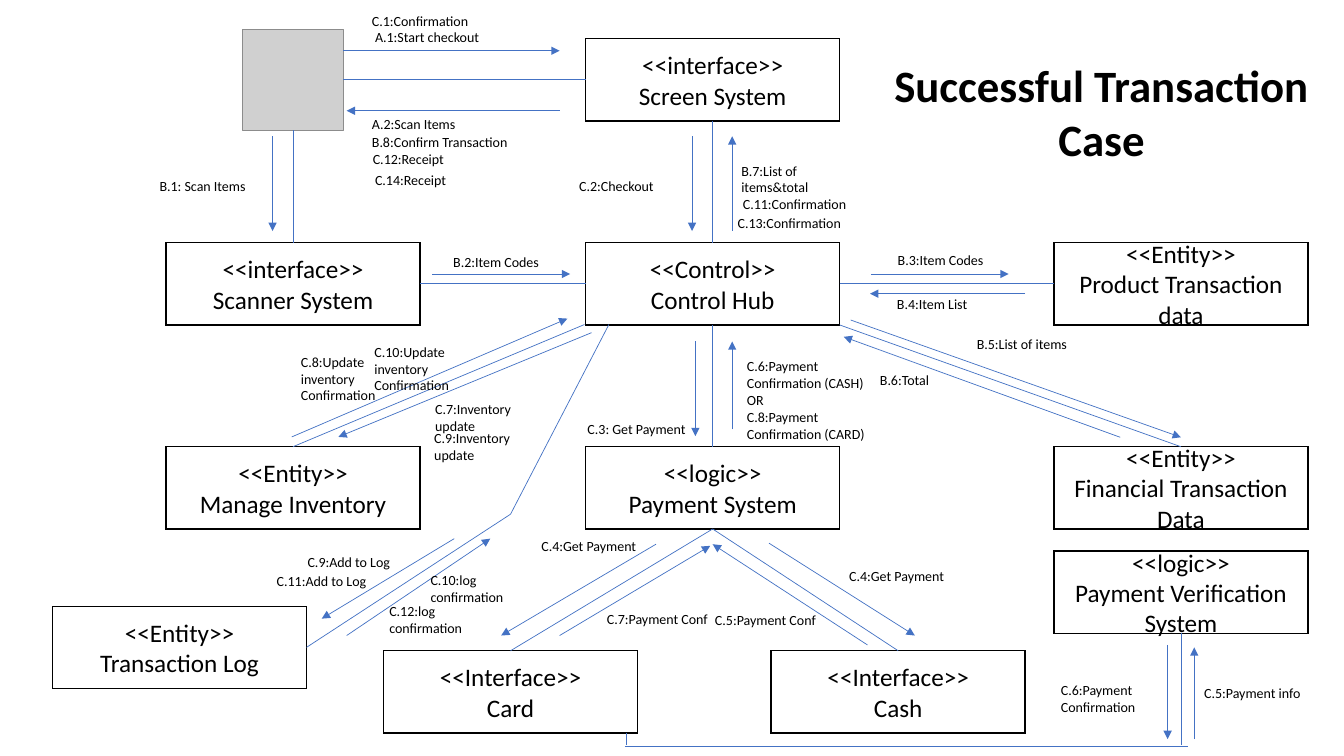
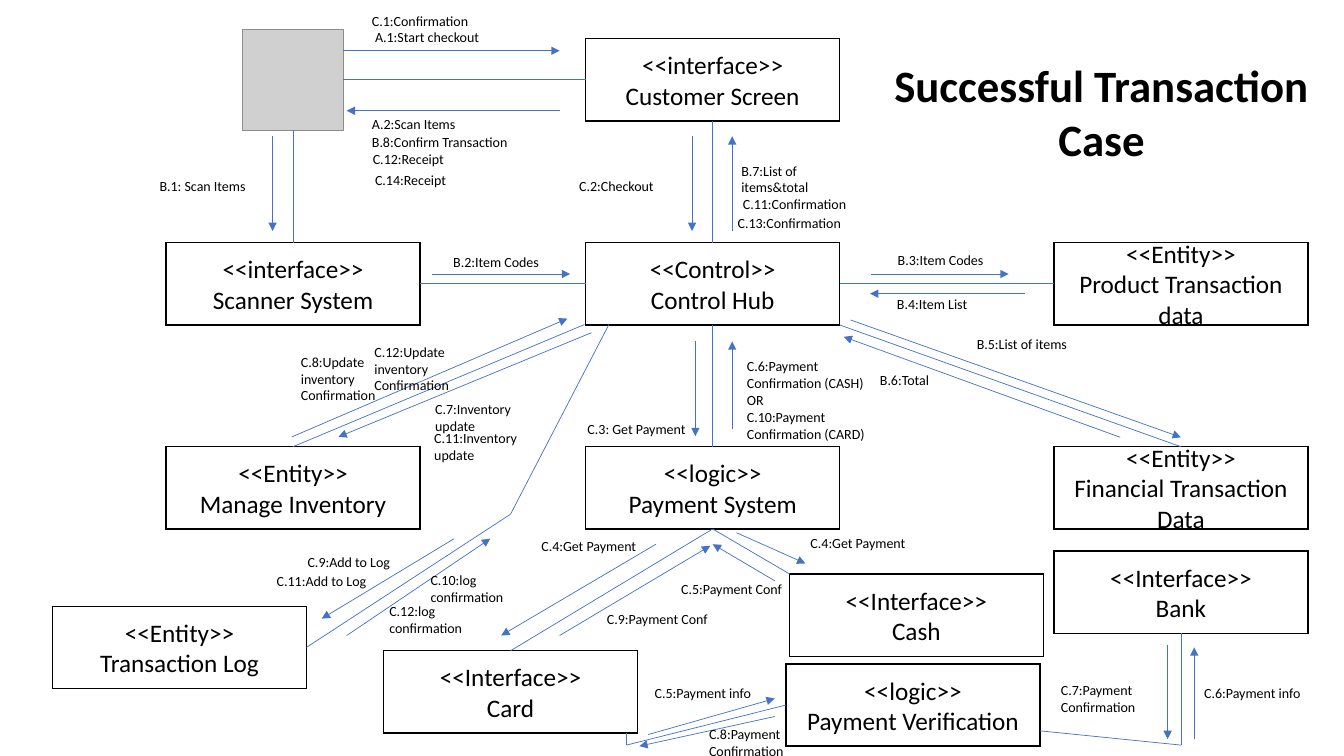
Before and after one commit to maw79/ExcServer, a slide deck: slide 1 of CSENG_PPT.pptx. Drawn at 1344x756 pixels with LibreOffice and Linux fonts; fonts in the diff are those of the drawing; grey boxes stand for pictures. Boxes give left, top, right and bottom in pixels: in the first picture for what was removed or moved away, otherwise in the second. Text is boxed around its words. In the diff, an @@ line names an element or a change of style, - is before the commit and + after.

```diff
--- a/CSENG_PPT.pptx
+++ b/CSENG_PPT.pptx
@@ text in rectangle at [626,88,800,106]: text changed @@
-Screen System
+Customer Screen
@@ text at [374,347,448,395]: text changed @@
-C.10:Update inventory Confirmation
+C.12:Update inventory Confirmation
@@ text at [747,413,864,441]: text changed @@
-C.8:Payment Confirmation (CARD)
+C.10:Payment Confirmation (CARD)
@@ text at [434,432,517,463]: text changed @@
-C.9:Inventory update
+C.11:Inventory update
@@ line moved from (713, 529) - (898, 651) to (713, 529) - (789, 574) @@
@@ arrow moved from (769, 543) - (915, 635) to (737, 533) - (806, 564) @@
@@ text "C.4:Get Payment": place and size @@
-text "C.4:Get Payment" at [849,572,944,584]
+text "C.4:Get Payment" at [810,539,906,551]
@@ arrow moved from (868, 645) - (713, 544) to (775, 581) - (713, 544) @@
@@ text in rectangle at [1110,569,1251,617]: text changed @@
-<<logic>>
-Payment Verification System
+<<Interface>>
+Bank
@@ text "C.5:Payment Conf": place and size @@
-text "C.5:Payment Conf" at [715,615,815,628]
+text "C.5:Payment Conf" at [681,584,782,597]
@@ rectangle "<<Interface>>": place and size @@
-rectangle "<<Interface>>" at [771,651,1025,734]
+rectangle "<<Interface>>" at [789,574,1044,656]
@@ text at [607,614,707,627]: text changed @@
-C.7:Payment Conf
+C.9:Payment Conf
@@ text added at [655,688,751,701], 10 pt, text #000000 @@
+C.5:Payment info
@@ rectangle added at [786,664,1041,747], fill #FFFFFF, outline #000000 1 pt, 18 pt, text #000000 @@
+<<logic>>
+Payment Verification
@@ text at [1061,686,1135,712]: text changed @@
-C.6:Payment Confirmation
+C.7:Payment Confirmation
@@ text at [1204,688,1301,701]: text changed @@
-C.5:Payment info
+C.6:Payment info
@@ line added from (627, 745) to (786, 705), #4472C4 0.5 pt @@
@@ arrow added from (775, 717) to (639, 746), #4472C4 0.5 pt @@
@@ arrow added from (648, 735) to (775, 699), #4472C4 0.5 pt @@
@@ line removed from (625, 747) to (1188, 747) @@
@@ text added at [709,728,780,742], 10 pt, text #000000 @@
+C.8:Payment Confirmation
@@ line added from (1182, 745) to (1041, 731), #4472C4 0.5 pt @@
```
Also in this commit, not shown: 10 other slides changed.
